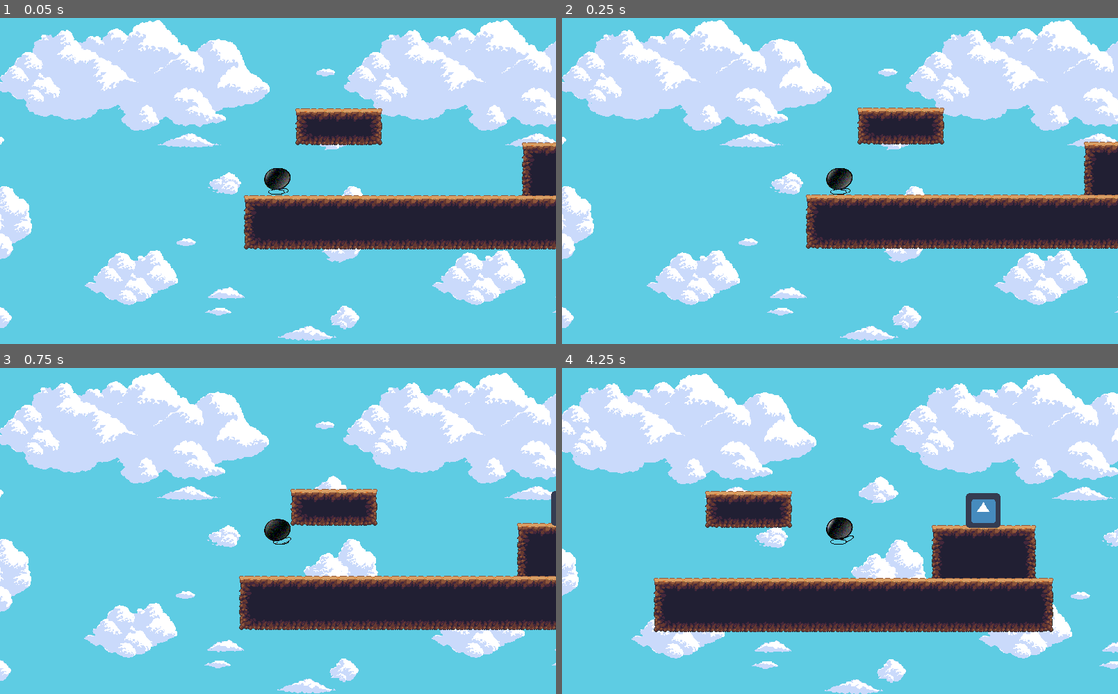
Above: before the commit, frames 1-4 (two rows, left to right).
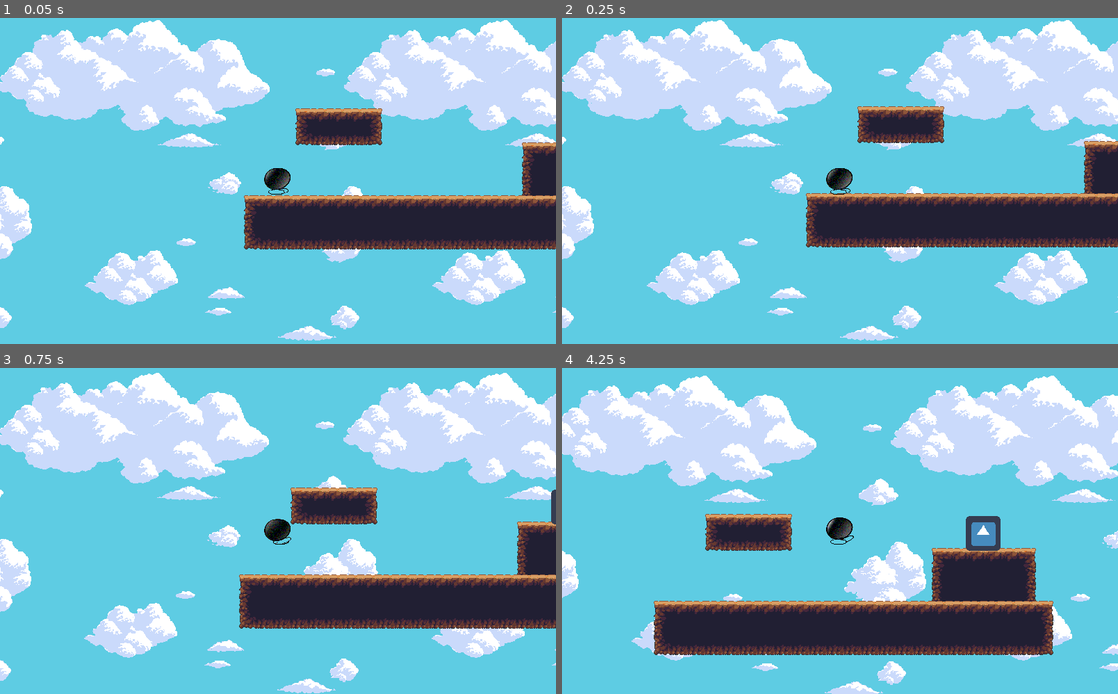
Above: after the commit, the same moments.

Repository: sardonic-sloth/running-bomb
Game: Godot game, scene res://World.tscn
Two runs of this game, one before a commit and one after it. Both use one fixed random seed, a clock stepped at 60 frames per second and the inputs below. The engine's default icon, where the game draws it, is replaced by a stand-in: a white triangle on a blue panel in a dark square.
Inputs:
- Up to frame 1 (0.05 s): no input
- Up to frame 2 (0.25 s): no input
- Up to frame 3 (0.75 s): tap Enter at 0.5 s; hold Right (ui_right) from 0.53 s (still down); tap Up (ui_up) at 0.6 s
- Up to frame 4 (4.25 s): tap Up (ui_up) at 0.77, 1.07, 1.35, 1.52, 1.82, 2.1, 2.85, 3.02, 3.32, 3.6, 3.77, 4.07 s; release Right (ui_right) at 2.03 s; hold Left (ui_left) 2.03-2.78 s; hold Right (ui_right) from 2.78 s (still down)

Frame 1 is identical in both runs. In frame 2, 3.4% of the frame differs, in the area x 43-100%, y 27-71%; in frame 3, 3.6%; in frame 4, 24%, in the area x 0-100%, y 1-100%.

Commit message:
Add sound effects

Diff:
--- a/Exit.tscn
+++ b/Exit.tscn
@@ -20,4 +20,5 @@
 
 [node name="CollisionShape2D" type="CollisionShape2D" parent="."]
 position = Vector2( 32, 32 )
+scale = Vector2( 0.5, 0.5 )
 shape = SubResource( 1 )
--- a/Toph.gd
+++ b/Toph.gd
@@ -35,6 +35,7 @@
 		if Input.is_action_just_pressed('ui_up'):
 			jumping = true
 			motion.y = JUMP_HEIGHT
+			$Boing.play()
 		else:
 			jumping = false
 			motion.y = 0
--- a/Toph.tscn
+++ b/Toph.tscn
@@ -11,6 +11,7 @@
 [ext_resource path="res://Sprites/Player/Run4.png" type="Texture" id=9]
 [ext_resource path="res://Sprites/Player/Run7.png" type="Texture" id=10]
 [ext_resource path="res://Sprites/sky.png" type="Texture" id=11]
+[ext_resource path="res://Audio/Effects/boing.ogg" type="AudioStream" id=12]
 
 [sub_resource type="SpriteFrames" id=1]
 animations = [ {
@@ -41,7 +42,7 @@
 } ]
 
 [sub_resource type="CircleShape2D" id=2]
-radius = 25.0
+radius = 23.0
 
 [node name="Toph" type="KinematicBody2D"]
 position = Vector2( 0, 4 )
@@ -73,3 +74,8 @@
 [node name="sky" type="Sprite" parent="ParallaxBackground/ParallaxLayer"]
 texture = ExtResource( 11 )
 centered = false
+
+[node name="Boing" type="AudioStreamPlayer2D" parent="."]
+stream = ExtResource( 12 )
+volume_db = 5.0
+pitch_scale = 5.0
--- a/World.tscn
+++ b/World.tscn
@@ -1,8 +1,9 @@
-[gd_scene load_steps=4 format=2]
+[gd_scene load_steps=5 format=2]
 
 [ext_resource path="res://Toph.tscn" type="PackedScene" id=1]
 [ext_resource path="res://JungleDirtTileSet.tres" type="TileSet" id=2]
 [ext_resource path="res://Exit.tscn" type="PackedScene" id=3]
+[ext_resource path="res://Audio/Music/World1Music.ogg" type="AudioStream" id=4]
 
 [node name="World" type="Node2D"]
 position = Vector2( 1, -0.999969 )
@@ -48,3 +49,8 @@
 [node name="Exit" parent="." instance=ExtResource( 3 )]
 position = Vector2( 639, 161 )
 next_world = "res://World2.tscn"
+
+[node name="AudioStreamPlayer" type="AudioStreamPlayer" parent="."]
+stream = ExtResource( 4 )
+volume_db = 10.0
+autoplay = true
--- a/World2.tscn
+++ b/World2.tscn
@@ -1,8 +1,9 @@
-[gd_scene load_steps=4 format=2]
+[gd_scene load_steps=5 format=2]
 
 [ext_resource path="res://JungleDirtTileSet.tres" type="TileSet" id=1]
 [ext_resource path="res://Toph.tscn" type="PackedScene" id=2]
 [ext_resource path="res://Exit.tscn" type="PackedScene" id=3]
+[ext_resource path="res://Audio/Music/World2Music.ogg" type="AudioStream" id=4]
 
 [node name="World 2" type="Node2D"]
 
@@ -35,3 +36,8 @@
 [node name="Exit" parent="." instance=ExtResource( 3 )]
 position = Vector2( 736, 256 )
 next_world = "res://World.tscn"
+
+[node name="AudioStreamPlayer" type="AudioStreamPlayer" parent="."]
+stream = ExtResource( 4 )
+volume_db = 10.0
+autoplay = true
Not shown, added: Audio/Effects/boing.ogg.import
Not shown, added: Audio/Music/World1Music.ogg.import
Not shown, added: Audio/Music/World2Music.ogg.import
Not shown: 1 places in Toph.tscn that only renumber resources
Not shown, changed: .gitignore
Not shown, added: Audio/Effects/boing.ogg
Not shown, added: Audio/Music/World1Music.ogg
Not shown, added: Audio/Music/World2Music.ogg
